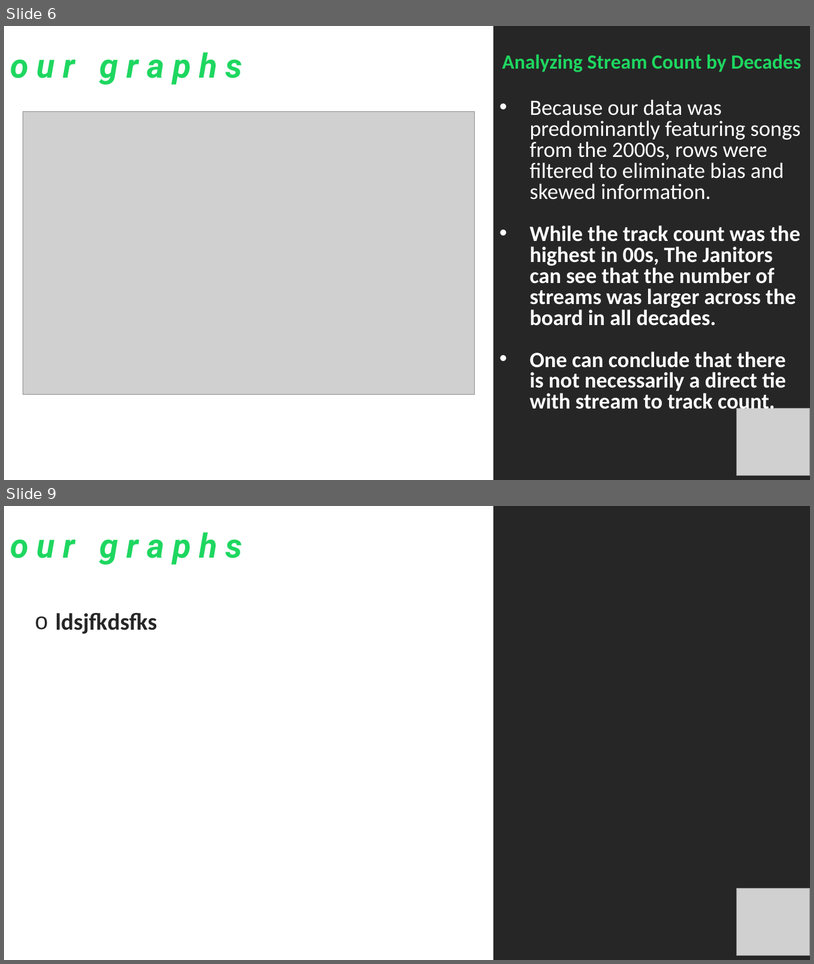
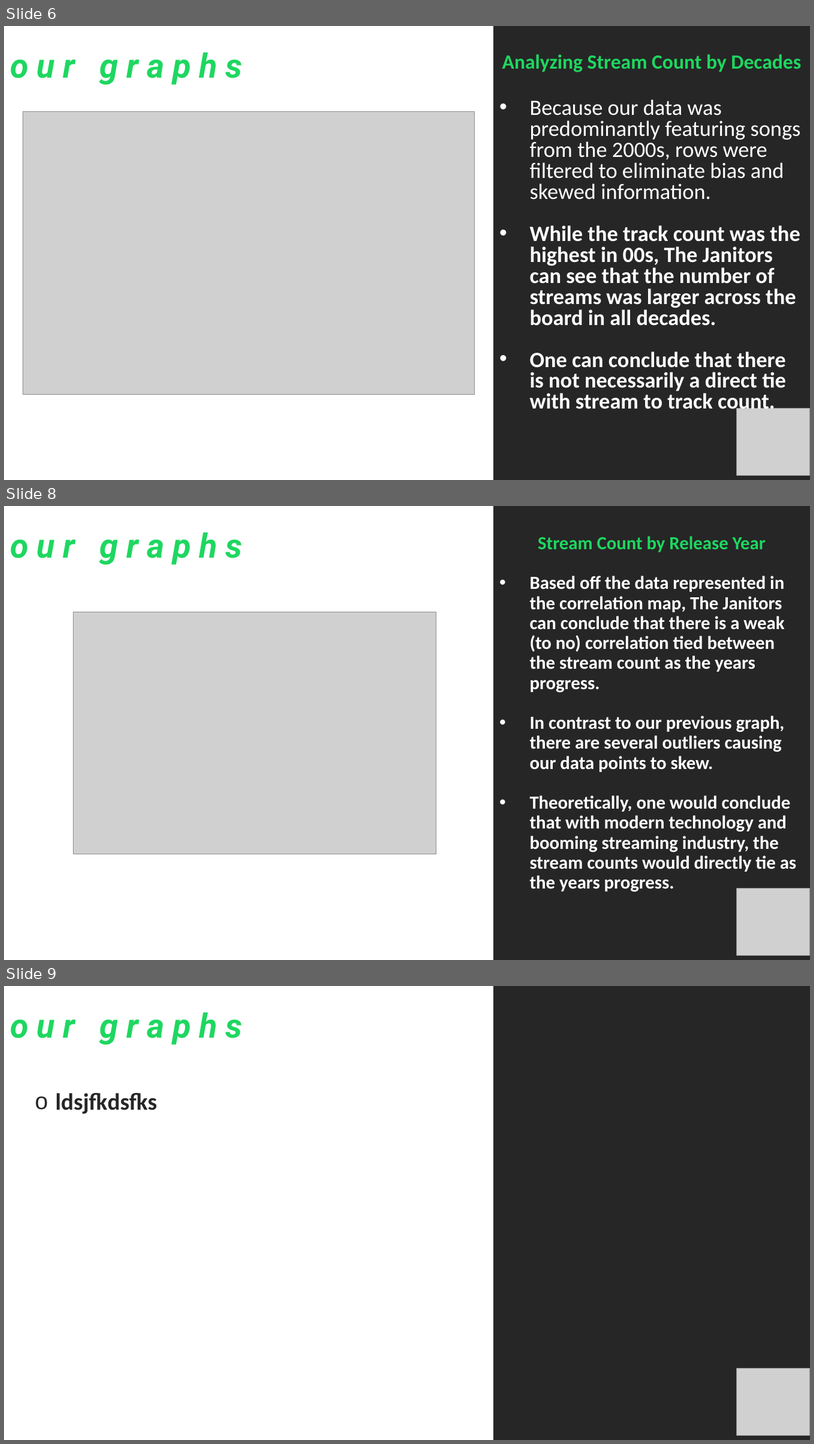
Before and after one commit to iastanehasl/Project-One, a slide deck: Spotipy Presentation 10.27.pptx. Shown one above the other, each under a label of ours: slides 6 and 9 before the commit, slides 6, 8 and 9 after it; the slides between them are not shown. The pictures are 814x964 and 814x1444 pixels, drawn with LibreOffice and Linux fonts; fonts in the diff are those of the drawing; grey boxes stand for pictures. Boxes give left, top, right and bottom in pixels: in the first picture for what was removed or moved away, otherwise in the second. Text is boxed around its words. In the diff, an @@ line names an element or a change of style, - is before the commit and + after.

```diff
--- a/Spotipy Presentation 10.27.pptx
+++ b/Spotipy Presentation 10.27.pptx
@@ slide 8 added at (4, 506, 810, 960), background #FFFFFF @@
@@ rectangle added at (494, 506, 810, 960), fill #262626 @@
@@ text added at (10, 532, 242, 565), 40 pt, text #1ED760, bold, italic @@
+o u r g r a p h s
@@ text added at (530, 536, 797, 892), 22 pt, text #FFFFFF, bold @@
+Stream Count by Release Year
+• Based off the data represented in the correlation map, The Janitors can conclude that there is a weak (to no) correlation tied between the stream count as the years progress.
+• In contrast to our previous graph, there are several outliers causing our data points to skew.
+• Theoretically, one would conclude that with modern technology and booming streaming industry, the stream counts would directly tie as the years progress.
@@ picture added at (73, 612, 436, 854) @@
@@ picture added at (737, 888, 810, 955) @@
```
Also in this commit, not shown: 2 slides changed, 3 other slides added.
